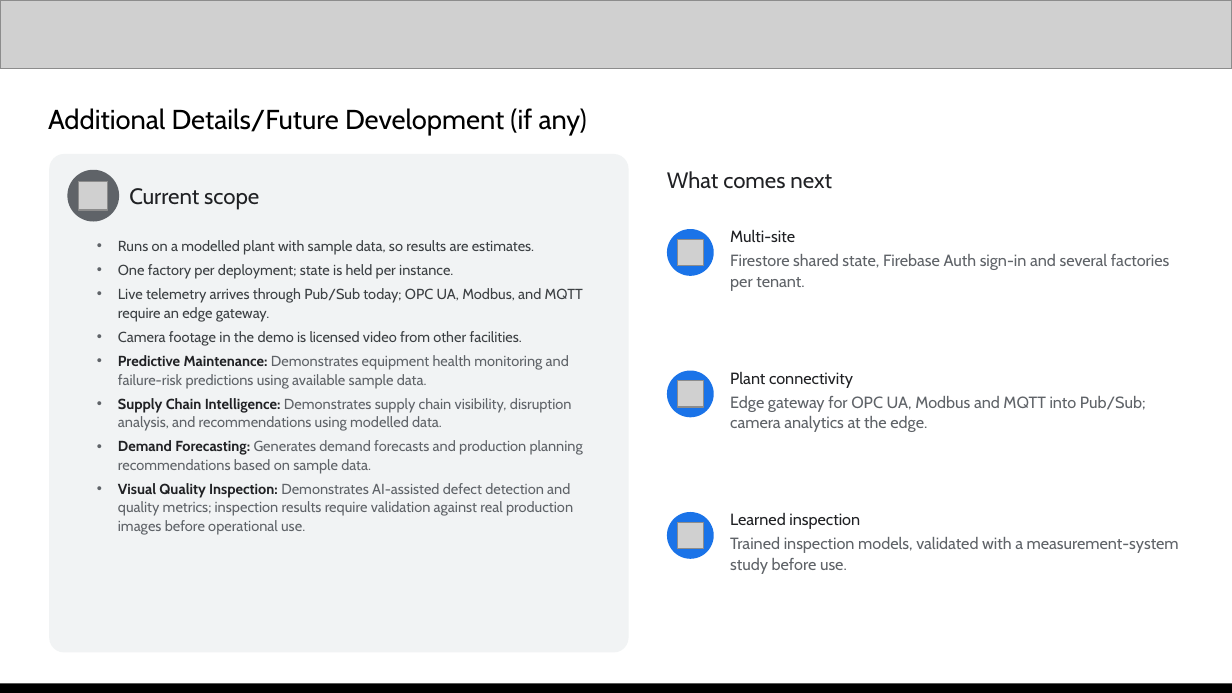
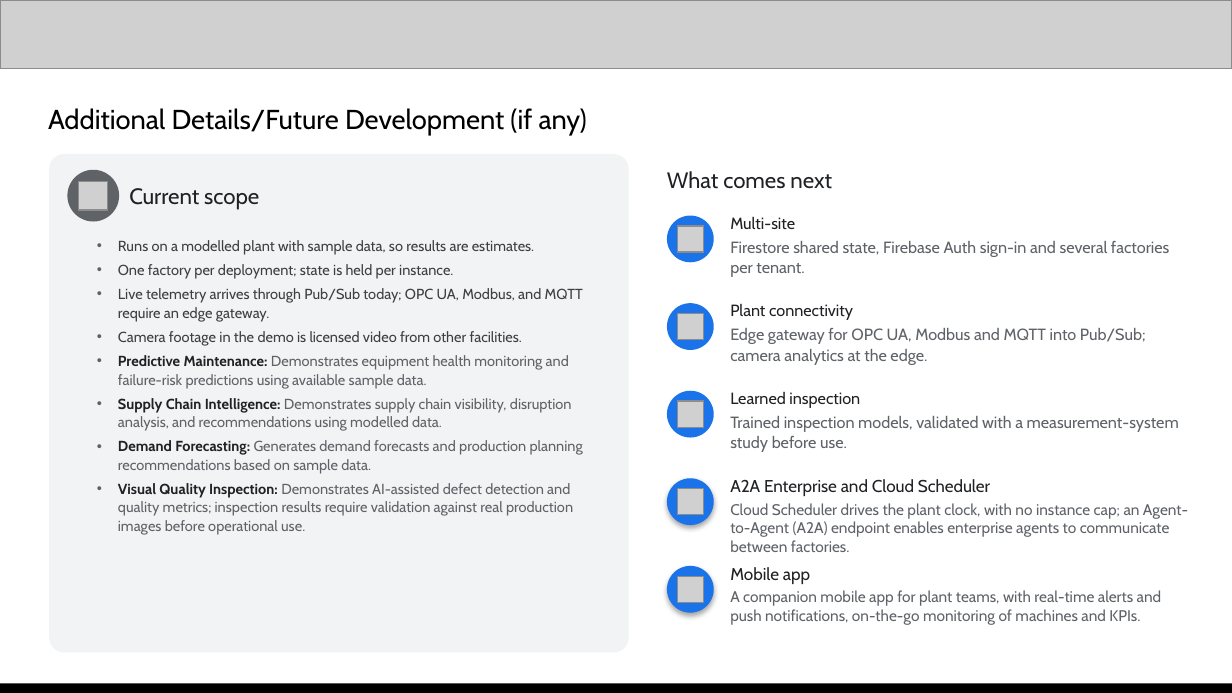
Before and after one commit to The-OWLabs/twin-forge-ai, a slide deck: slide 13 of docs/TwinForge_AI_Builder_Cup.pptx. Drawn at 1232x693 pixels with LibreOffice and Linux fonts; fonts in the diff are those of the drawing; grey boxes stand for pictures. Boxes give left, top, right and bottom in pixels: in the first picture for what was removed or moved away, otherwise in the second. Text is boxed around its words. In the diff, an @@ line names an element or a change of style, - is before the commit and + after.

Commit message:
docs: add A2A Enterprise and Mobile app roadmap items to Slide 13

```diff
--- a/docs/TwinForge_AI_Builder_Cup.pptx
+++ b/docs/TwinForge_AI_Builder_Cup.pptx
@@ ellipse moved from (x1=667, y1=229, x2=713, y2=276) to (x1=667, y1=216, x2=713, y2=262) @@
@@ picture moved from (x1=678, y1=239, x2=703, y2=265) to (x1=678, y1=225, x2=703, y2=251) @@
@@ text "Multi-site" moved from (x1=730, y1=230, x2=1169, y2=291) to (x1=730, y1=217, x2=1169, y2=277) @@
@@ ellipse moved from (x1=667, y1=371, x2=713, y2=418) to (x1=667, y1=303, x2=713, y2=350) @@
@@ picture moved from (x1=678, y1=381, x2=703, y2=407) to (x1=678, y1=313, x2=703, y2=339) @@
@@ text "Plant connectivity" moved from (x1=730, y1=372, x2=1146, y2=432) to (x1=730, y1=304, x2=1146, y2=365) @@
@@ text "Learned inspection" moved from (x1=730, y1=513, x2=1179, y2=574) to (x1=730, y1=392, x2=1179, y2=452) @@
@@ ellipse moved from (x1=667, y1=513, x2=713, y2=559) to (x1=667, y1=391, x2=713, y2=437) @@
@@ picture moved from (x1=678, y1=522, x2=703, y2=548) to (x1=678, y1=402, x2=703, y2=428) @@
@@ ellipse added at (x1=667, y1=478, x2=713, y2=525), fill #1A73E8 @@
@@ text added at (x1=730, y1=479, x2=1188, y2=552), 9 pt, text #5F6368 @@
+A2A Enterprise and Cloud Scheduler
+Cloud Scheduler drives the plant clock, with no instance cap; an Agent-to-Agent (A2A) endpoint enables enterprise agents to communicate between factories.
@@ picture added at (x1=678, y1=489, x2=703, y2=515) @@
@@ ellipse added at (x1=667, y1=565, x2=713, y2=612), fill #1A73E8 @@
@@ text added at (x1=730, y1=567, x2=1162, y2=625), 9 pt, text #5F6368 @@
+Mobile app
+A companion mobile app for plant teams, with real-time alerts and push notifications, on-the-go monitoring of machines and KPIs.
@@ picture added at (x1=678, y1=577, x2=703, y2=602) @@
```
